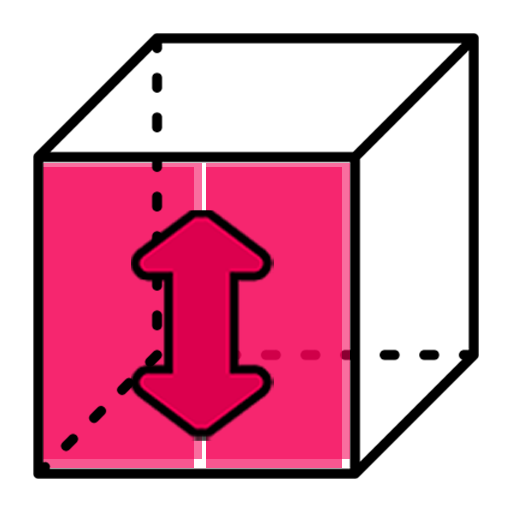
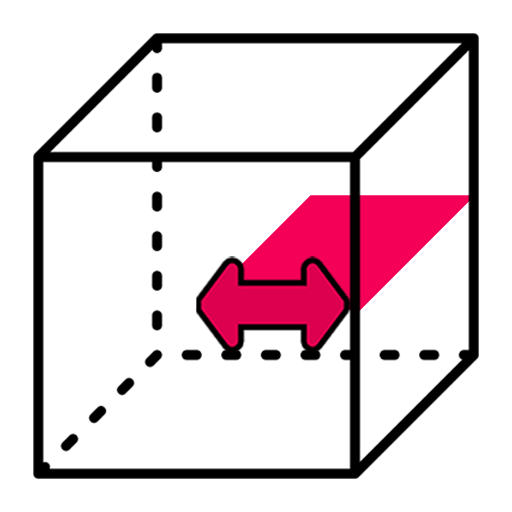
The second 512 x 512 image is a revision of the first. Changes to its layers:
painted on "Gradient Map 2" over [131,210,351,441]
hid "Layer 11 copy 2" over [206,163,350,468]
added layer "Layer 11" above "Layer 11 copy" over [195,195,470,314]
hid "Layer 11 copy" over [43,163,202,468]
